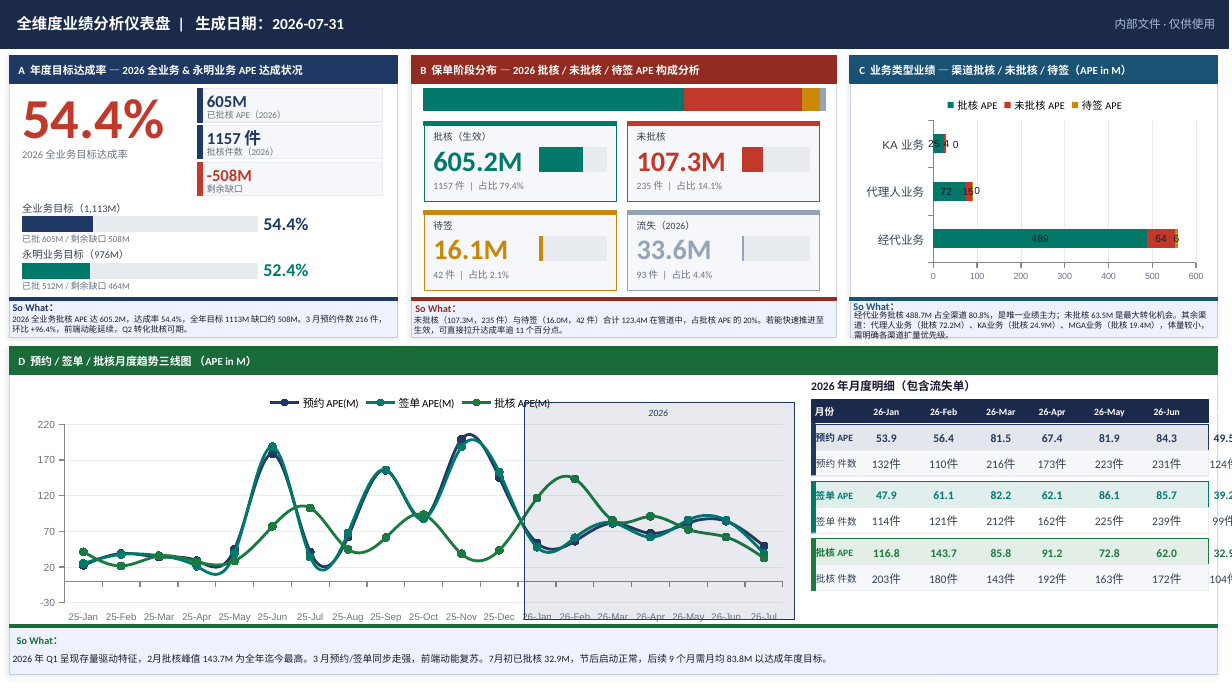
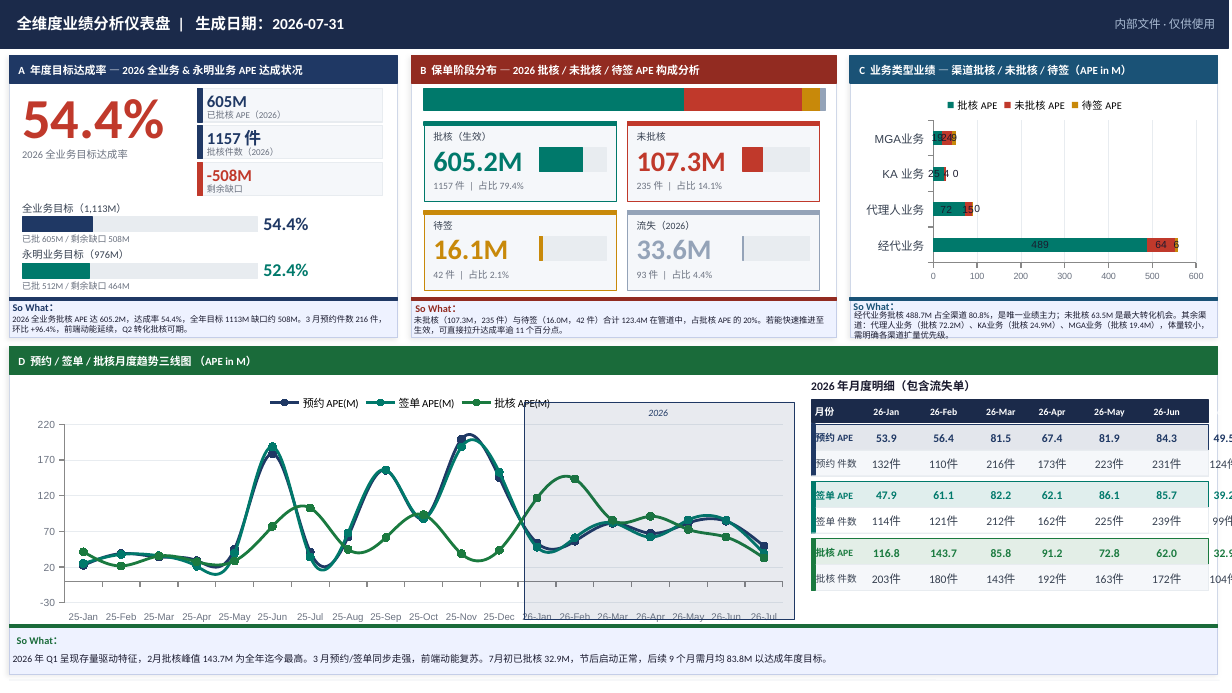
Before and after one commit to lqr17819186580/-python-, a slide deck: slide 1 of ppt汇报/周业绩汇报PPT_FINAL.pptx. Drawn at 1232x693 pixels with LibreOffice and Linux fonts; fonts in the diff are those of the drawing. Boxes give left, top, right and bottom in pixels: in the first picture for what was removed or moved away, otherwise in the second. Text is boxed around its words. In the diff, an @@ line names an element or a change of style, - is before the commit and + after.

```diff
--- a/ppt汇报/周业绩汇报PPT_FINAL.pptx
+++ b/ppt汇报/周业绩汇报PPT_FINAL.pptx
@@ bar stacked chart at (860, 87, 1211, 286) @@
-categories: 经代业务, 代理人业务, KA 业务
+categories: 经代业务, 代理人业务, KA 业务, MGA业务
-批核 APE: 489, 72, 25
+批核 APE: 489, 72, 25, 19
-未批核 APE: 64, 15, 4
+未批核 APE: 64, 15, 4, 24
-待签 APE: 6, 0, 0
+待签 APE: 6, 0, 0, 9
```
Also in this commit, not shown: 3 slides added, 2 slides removed, 8 other files.
